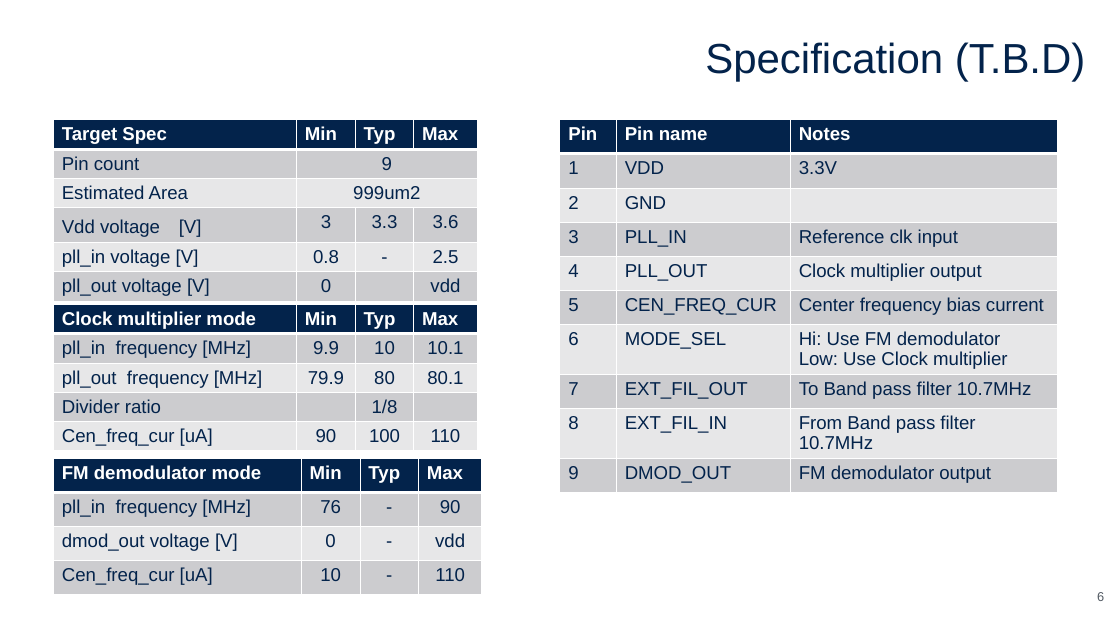
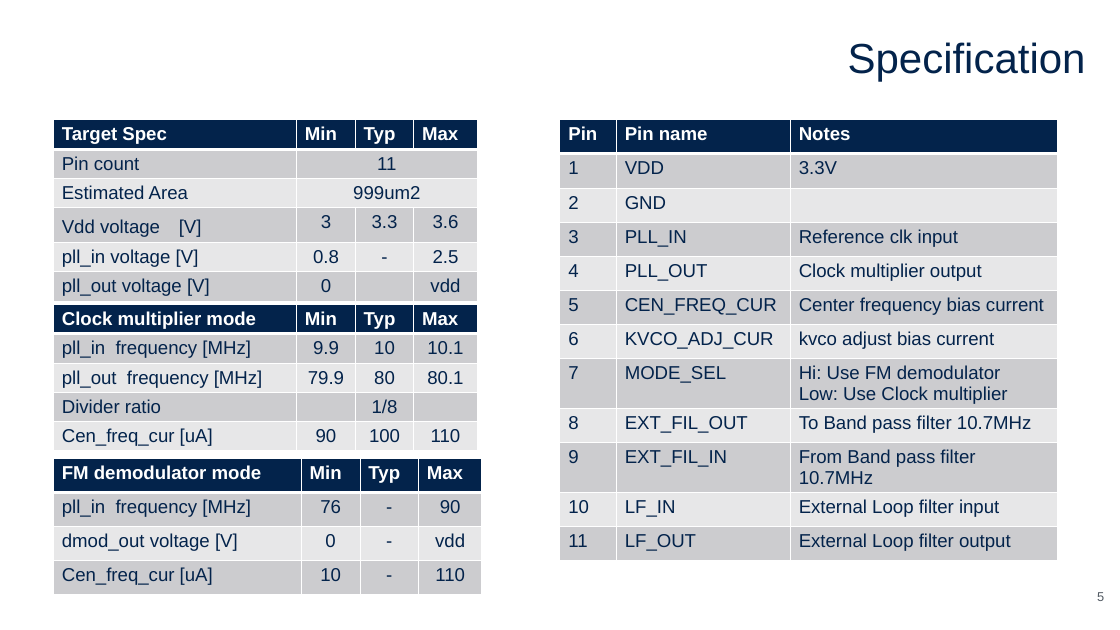
Before and after one commit to yutaka-kotani-stj/2026_sscs_gf180, a slide deck: slide 5 of proposal/proposal.pptx (slide 6 before the commit). Drawn at 1120x630 pixels with LibreOffice and Linux fonts; fonts in the diff are those of the drawing. Boxes give left, top, right and bottom in pixels: in the first picture for what was removed or moved away, otherwise in the second. Text is boxed around its words. In the diff, an @@ line names an element or a change of style, - is before the commit and + after.

```diff
--- a/proposal/proposal.pptx
+++ b/proposal/proposal.pptx
@@ title at box(848, 42, 1086, 82): text changed @@
-Specification (T.B.D)
+Specification
@@ table at box(54, 120, 478, 305) @@
-row 2, column 2: 9
+row 2, column 2: 11
@@ table at box(560, 120, 1058, 567) @@
-row 7: 6 | MODE_SEL | Hi: Use FM demodulator Low: Use Clock multiplier
-row 8: 7 | EXT_FIL_OUT | To Band pass filter 10.7MHz
-row 9: 8 | EXT_FIL_IN | From Band pass filter 10.7MHz
-row 10: 9 | DMOD_OUT | FM demodulator output
+row 7: 6 | KVCO_ADJ_CUR | kvco adjust bias current
+row 8: 7 | MODE_SEL | Hi: Use FM demodulator Low: Use Clock multiplier
+row 9: 8 | EXT_FIL_OUT | To Band pass filter 10.7MHz
+row 10: 9 | EXT_FIL_IN | From Band pass filter 10.7MHz
+row 11: 10 | LF_IN | External Loop filter input
+row 12: 11 | LF_OUT | External Loop filter output
```
Also in this commit, not shown: 7 other slides changed, 3 slides added, 1 slide removed.
